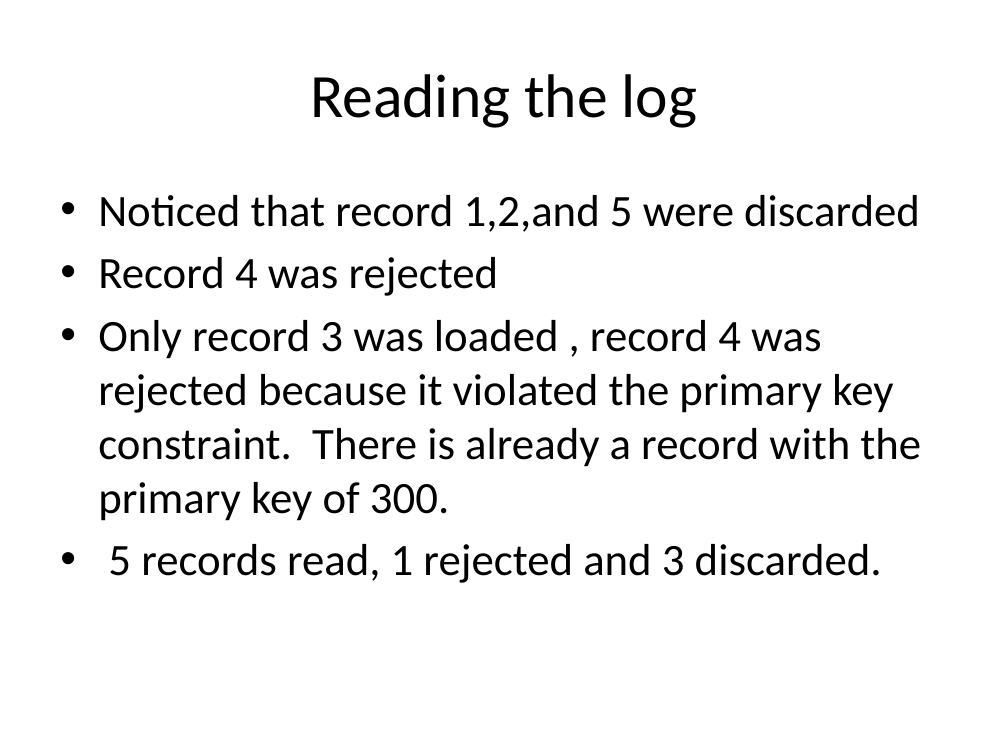
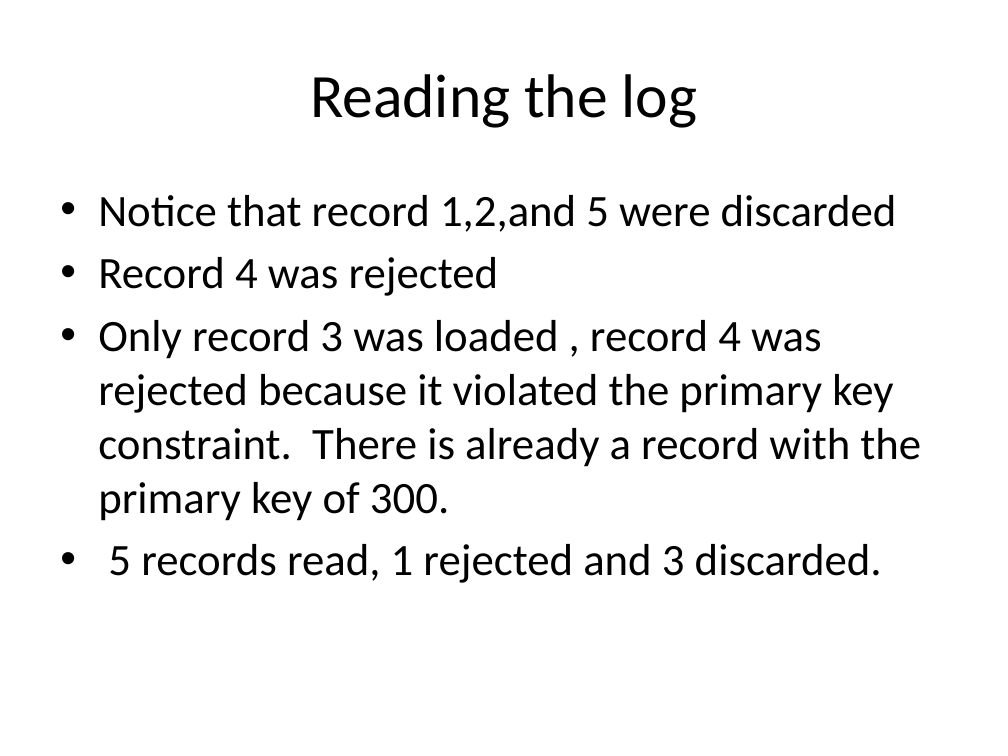
Before and after one commit to dottie333/dorothybox, a slide deck: slide 11 of SQLLDR/Bad_Vs_Discard.pptx. Drawn at 1008x756 pixels with LibreOffice and Linux fonts; fonts in the diff are those of the drawing. Boxes give left, top, right and bottom in pixels: in the first picture for what was removed or moved away, otherwise in the second. Text is boxed around its words. In the diff, an @@ line names an element or a change of style, - is before the commit and + after.

Commit message:
BAD vs Discard Files

```diff
--- a/SQLLDR/Bad_Vs_Discard.pptx
+++ b/SQLLDR/Bad_Vs_Discard.pptx
@@ text at <box>98,195,897,232</box>: text changed @@
-• Noticed that record 1,2,and 5 were discarded
+• Notice that record 1,2,and 5 were discarded
```
Also in this commit, not shown: 1 other slide changed, 1 slide added.
